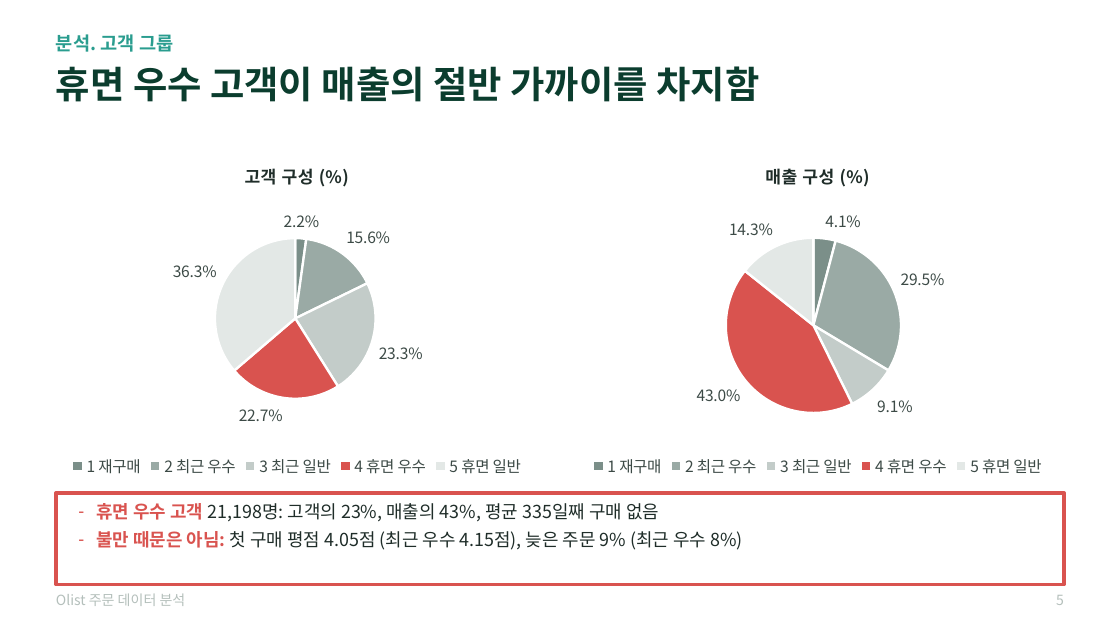
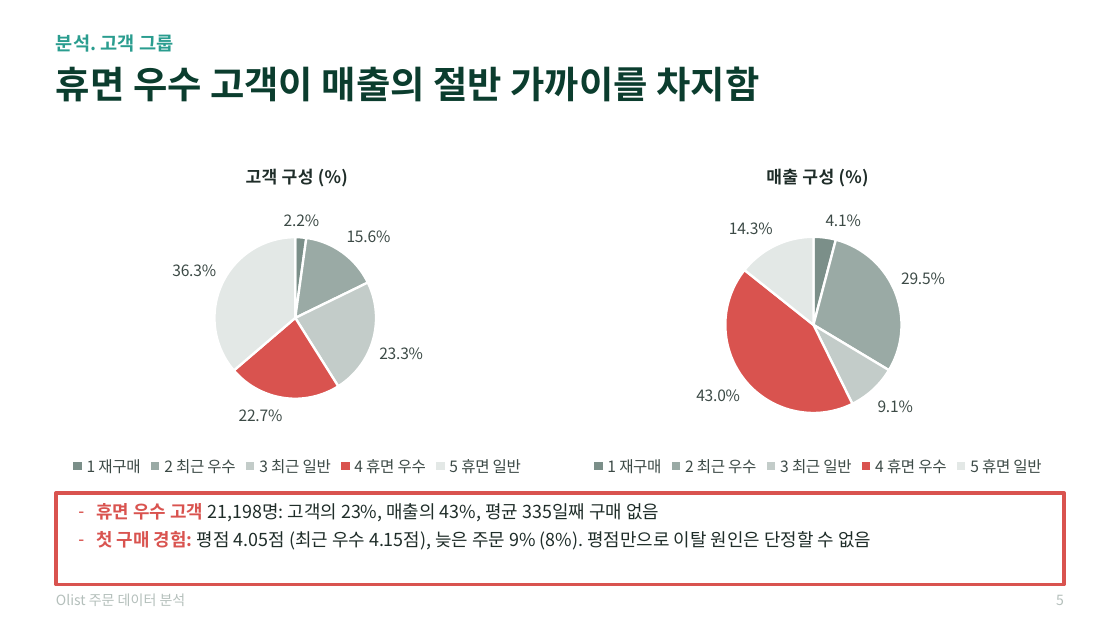
Before and after one commit to taejungjang/olist-customer-analysis, a slide deck: slide 5 of olist_분석_포트폴리오.pptx. Drawn at 1120x630 pixels with LibreOffice and Linux fonts; fonts in the diff are those of the drawing. Boxes give left, top, right and bottom in pixels: in the first picture for what was removed or moved away, otherwise in the second. Text is boxed around its words. In the diff, an @@ line names an element or a change of style, - is before the commit and + after.

```diff
--- a/olist_분석_포트폴리오.pptx
+++ b/olist_분석_포트폴리오.pptx
@@ text at (x1=96, y1=531, x2=871, y2=550): text changed @@
-– 불만 때문은 아님: 첫 구매 평점 4.05점 (최근 우수 4.15점), 늦은 주문 9% (최근 우수 8%)
+– 첫 구매 경험: 평점 4.05점 (최근 우수 4.15점), 늦은 주문 9% (8%). 평점만으로 이탈 원인은 단정할 수 없음
```
Also in this commit, not shown: 5 other slides changed, 13 other files.
